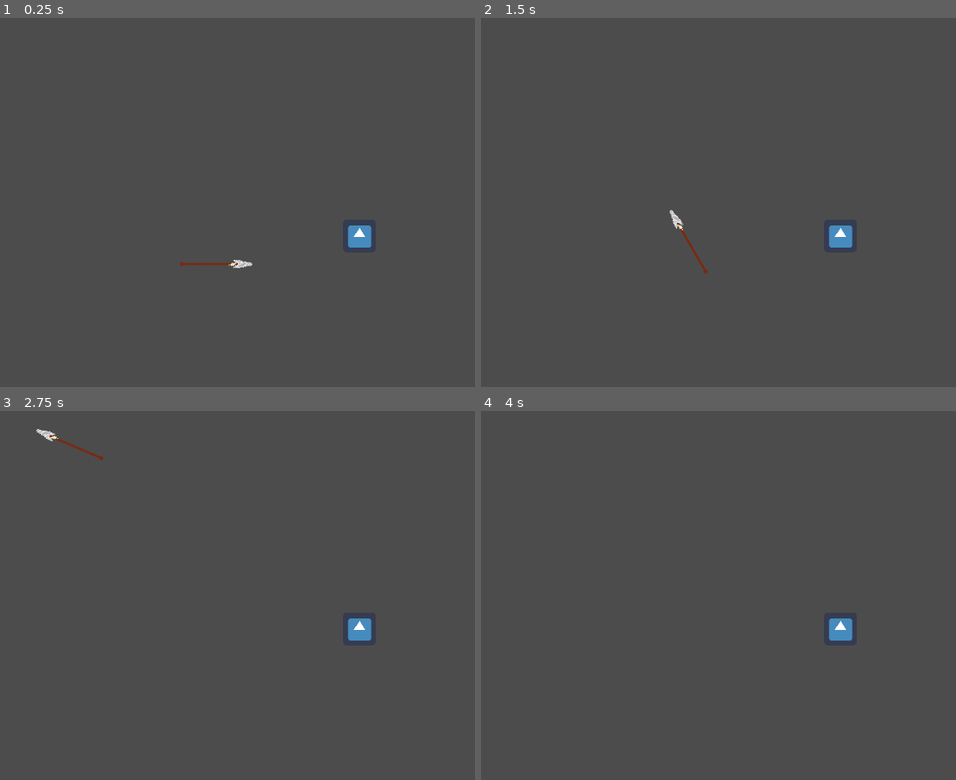
Above: before the commit, frames 1-4 (two rows, left to right).
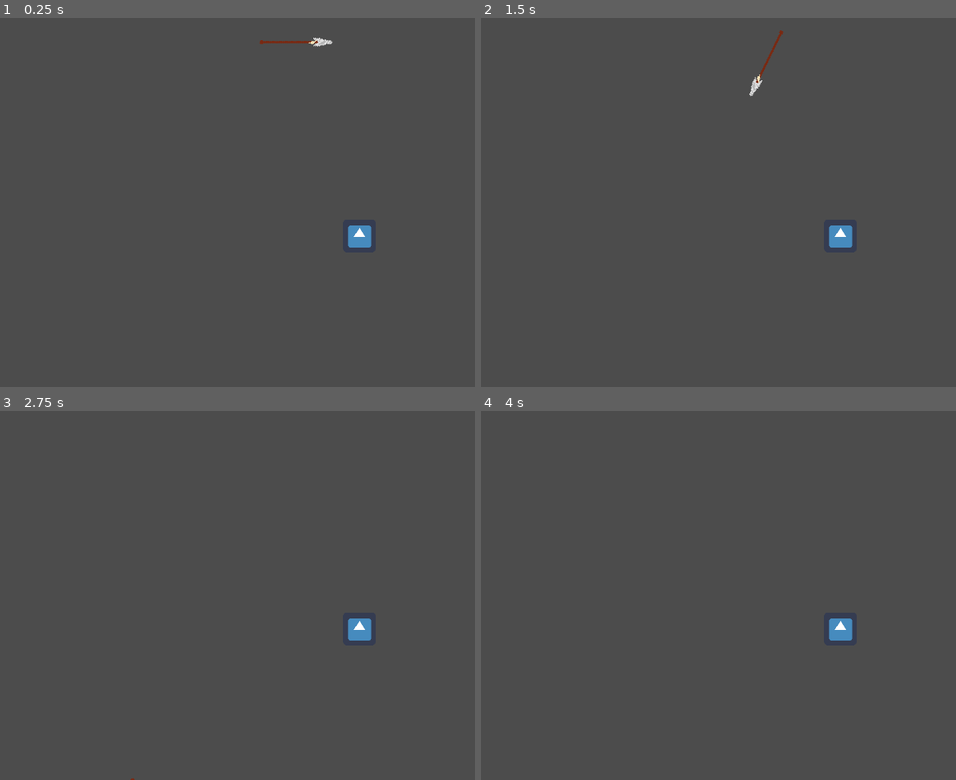
Above: after the commit, the same moments.

Repository: gjpp-go-dot/naia-game
Game: Godot game, scene res://scenes/Workspace.tscn
The game is run twice, just before and just after one commit, with the same random seed, the same clock (stepped at 60 frames per second) and the same inputs. The project has no main scene, so this scene is started directly. The engine's default icon, where the game draws it, is replaced by a stand-in: a white triangle on a blue panel in a dark square.
Inputs (mouse positions are in pixels of both pictures, inside the frame that each line leads up to):
- Up to frame 1 (0.25 s): no input
- Up to frame 2 (1.5 s): tap Enter at 0.5 s; move the mouse to (951, 184) at 0.52 s; right-click (951, 184) at 0.6 s; tap Space at 1.25 s; move the mouse to (675, 220) at 1.27 s; click (675, 220) at 1.35 s
- Up to frame 3 (2.75 s): move the mouse to (394, 514) at 2.02 s; right-click (394, 514) at 2.1 s
- Up to frame 4 (4 s): move the mouse to (775, 669) at 2.77 s; click (775, 669) at 2.85 s; move the mouse to (outside the picture) at 3.52 s; right-click (outside the picture) at 3.6 s

The runs differ from the first frame. In frame 1, 0.3% of the frame differs, in the area x 37-71%, y 5-68%; in frame 2, 0.3%; in frame 3, 0.1%; in frame 4, nothing differs.

Commit message:
Criado sistema de morte

Diff:
--- a/scenes/Workspace.tscn
+++ b/scenes/Workspace.tscn
@@ -10,5 +10,5 @@
 position = Vector2( 701, 425 )
 
 [node name="ThowObject" parent="." instance=ExtResource( 2 )]
-position = Vector2( 425, 479 )
+position = Vector2( 581, 46 )
 throwObjectScene = ExtResource( 3 )
--- a/scenes/entities/EnemyBase.tscn
+++ b/scenes/entities/EnemyBase.tscn
@@ -45,6 +45,49 @@
 tracks/3/keys = {
 "points": PoolRealArray( 1, -0.25, 0, 0.25, 0 ),
 "times": PoolRealArray( 0 )
+}
+
+[sub_resource type="Animation" id=4]
+resource_name = "die"
+tracks/0/type = "bezier"
+tracks/0/path = NodePath("Sprite:modulate:r")
+tracks/0/interp = 1
+tracks/0/loop_wrap = true
+tracks/0/imported = false
+tracks/0/enabled = true
+tracks/0/keys = {
+"points": PoolRealArray( 1, -0.25, 0, 0.25, 0, 1, -0.25, 0, 0.25, 0, 0.25098, -0.25, 0, 0.25, 0 ),
+"times": PoolRealArray( 0, 0.5, 1 )
+}
+tracks/1/type = "bezier"
+tracks/1/path = NodePath("Sprite:modulate:g")
+tracks/1/interp = 1
+tracks/1/loop_wrap = true
+tracks/1/imported = false
+tracks/1/enabled = true
+tracks/1/keys = {
+"points": PoolRealArray( 1, -0.25, 0, 0.25, 0, 1, -0.25, 0, 0.25, 0, 0.25098, -0.25, 0, 0.25, 0 ),
+"times": PoolRealArray( 0, 0.5, 1 )
+}
+tracks/2/type = "bezier"
+tracks/2/path = NodePath("Sprite:modulate:b")
+tracks/2/interp = 1
+tracks/2/loop_wrap = true
+tracks/2/imported = false
+tracks/2/enabled = true
+tracks/2/keys = {
+"points": PoolRealArray( 1, -0.25, 0, 0.25, 0, 1, -0.25, 0, 0.25, 0, 0.25098, -0.25, 0, 0.25, 0 ),
+"times": PoolRealArray( 0, 0.5, 1 )
+}
+tracks/3/type = "bezier"
+tracks/3/path = NodePath("Sprite:modulate:a")
+tracks/3/interp = 1
+tracks/3/loop_wrap = true
+tracks/3/imported = false
+tracks/3/enabled = true
+tracks/3/keys = {
+"points": PoolRealArray( 1, -0.25, 0, 0.25, 0, 0, -0.25, 0, 0.25, 0 ),
+"times": PoolRealArray( 0, 1 )
 }
 
 [sub_resource type="Animation" id=3]
@@ -100,4 +143,12 @@
 
 [node name="AnimationPlayer" type="AnimationPlayer" parent="."]
 anims/RESET = SubResource( 2 )
+anims/die = SubResource( 4 )
 anims/hit = SubResource( 3 )
+
+[node name="Area2D" type="Area2D" parent="."]
+
+[node name="CollisionShape2D" type="CollisionShape2D" parent="Area2D"]
+shape = SubResource( 1 )
+
+[connection signal="body_entered" from="Area2D" to="." method="_on_Area2D_body_entered"]
--- a/scenes/entities/TestEnemy.tscn
+++ b/scenes/entities/TestEnemy.tscn
@@ -1,9 +1,7 @@
-[gd_scene load_steps=4 format=2]
+[gd_scene load_steps=3 format=2]
 
 [ext_resource path="res://scenes/entities/EnemyBase.tscn" type="PackedScene" id=1]
 [ext_resource path="res://assets/icon.png" type="Texture" id=2]
-
-[sub_resource type="RectangleShape2D" id=1]
 
 [node name="TestEnemy" instance=ExtResource( 1 )]
 
@@ -13,10 +11,5 @@
 [node name="Sprite" parent="." index="1"]
 texture = ExtResource( 2 )
 
-[node name="Area2D" type="Area2D" parent="." index="3"]
-
-[node name="CollisionShape2D" type="CollisionShape2D" parent="Area2D" index="0"]
+[node name="CollisionShape2D" parent="Area2D" index="0"]
 scale = Vector2( 3.2, 3.2 )
-shape = SubResource( 1 )
-
-[connection signal="body_entered" from="Area2D" to="." method="_on_Area2D_body_entered"]
--- a/src/entities/EnemyBase.gd
+++ b/src/entities/EnemyBase.gd
@@ -7,26 +7,31 @@
 func die():
 	queue_free()
 
-func hit(damage, directionRadians):
+func hit(damage, directionRadians, strength):
 	health -= damage
 
 	$AnimationPlayer.play("hit")
 
-	# Set the direction of the hit
 	var direction = Vector2(0, 0)
 	direction.x = cos(directionRadians)
 	direction.y = sin(directionRadians)
-	velocity = direction * -256
+	print(strength)
+	strength = clamp(strength, 0, 200)
+	velocity = direction * -range_lerp(strength, 0, 200, 0, 368)
 
-	#if health <= 0:
-	#	die()
+	if health <= 0:
+		$AnimationPlayer.play("die")
+		yield($AnimationPlayer, "animation_finished")
+		die()
+
+
 
 func _physics_process(delta):
 	velocity = velocity.linear_interpolate(Vector2(0, 0), smooth * (delta * 60))
 	velocity = move_and_slide(velocity)
 
 func _on_Area2D_body_entered(body: Node):
-	print("Child entered tree: ", body)
-	if body.get("damage") != null:
+	if body.get("damage") != null and $AnimationPlayer.get_current_animation() != "hit" and not $AnimationPlayer.is_playing() and $AnimationPlayer.get_current_animation() != "die":
 		var directionRadians = atan2(body.global_position.y - global_position.y, body.global_position.x - global_position.x)
-		hit(body.get("damage"), directionRadians)
+		var strength = body.linear_velocity.length()
+		hit(body.get("damage"), directionRadians, strength)
Not shown: 1 places in scenes/entities/EnemyBase.tscn that only renumber resources
